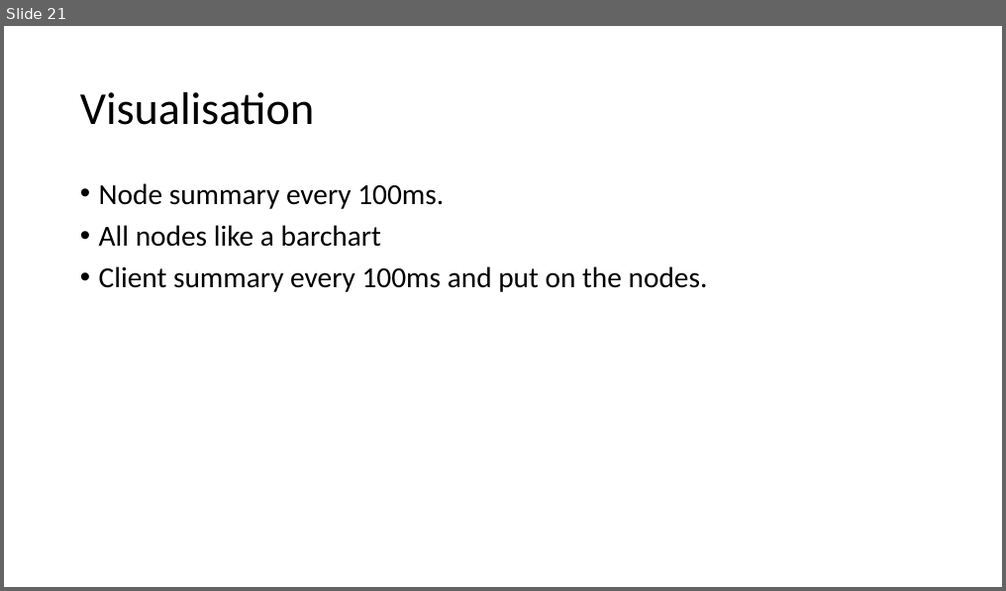
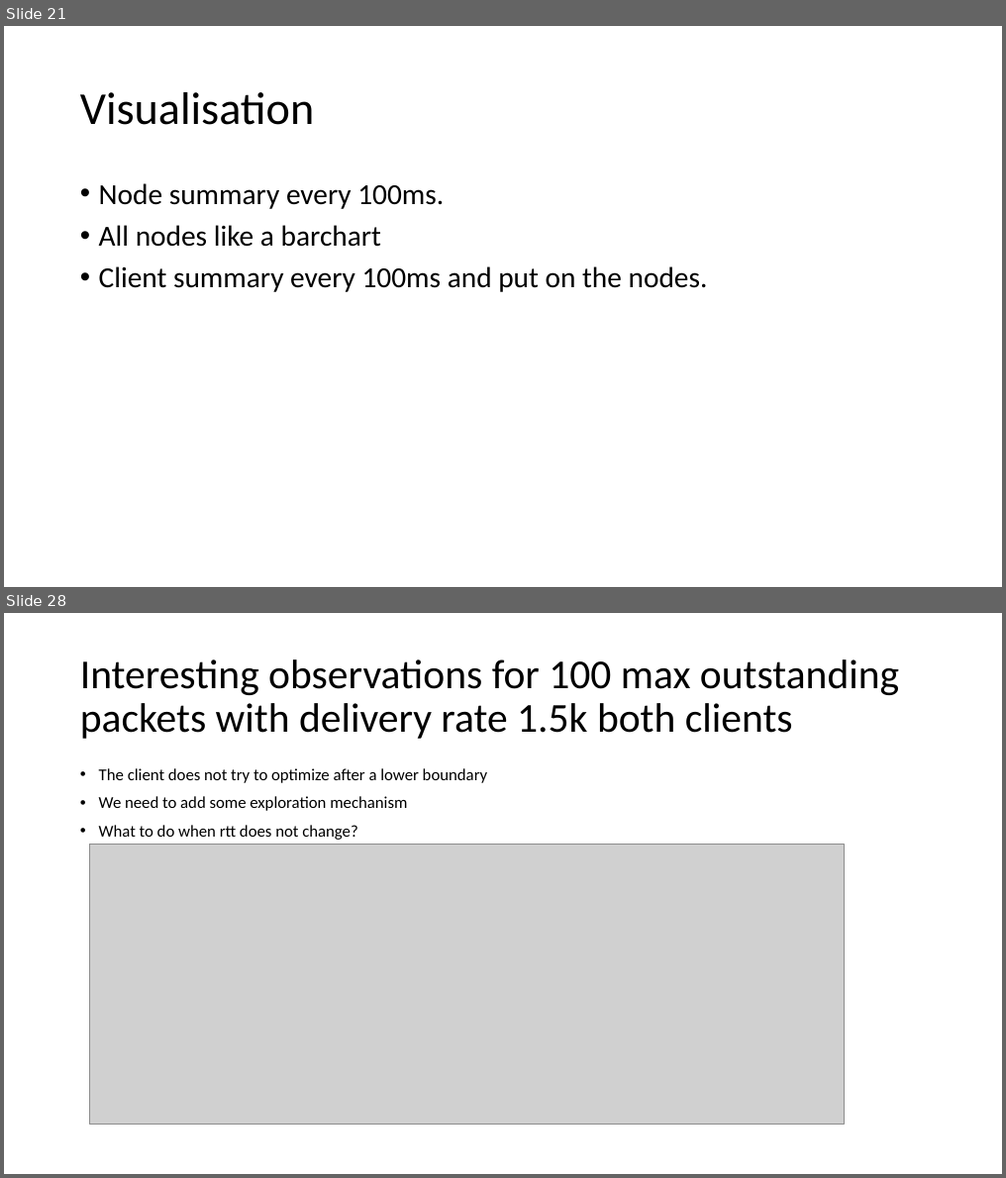
Before and after one commit to adhocmaster/pyns, a slide deck: doc/plan.pptx. Shown one above the other, each under a label of ours: slide 21 before the commit, slides 21 and 28 after it; the slides between them are not shown. The pictures are 1006x591 and 1006x1178 pixels, drawn with LibreOffice and Linux fonts; fonts in the diff are those of the drawing; grey boxes stand for pictures. Boxes give left, top, right and bottom in pixels: in the first picture for what was removed or moved away, otherwise in the second. Text is boxed around its words. In the diff, an @@ line names an element or a change of style, - is before the commit and + after.

Commit message:
exploration changes everything. lots of fixes

```diff
--- a/doc/plan.pptx
+++ b/doc/plan.pptx
@@ slide 28 added at (4, 613, 1002, 1174), background #FFFFFF @@
@@ title added at (80, 660, 899, 739), 39.6 pt, text #000000 @@
+Interesting observations for 100 max outstanding packets with delivery rate 1.5k both clients
@@ text added at (99, 768, 488, 840), 16 pt, text #000000 @@
+• The client does not try to optimize after a lower boundary
+• We need to add some exploration mechanism
+• What to do when rtt does not change?
@@ picture added at (89, 844, 844, 1124) @@
```
Also in this commit, not shown: 7 other slides added, 7 other files.
